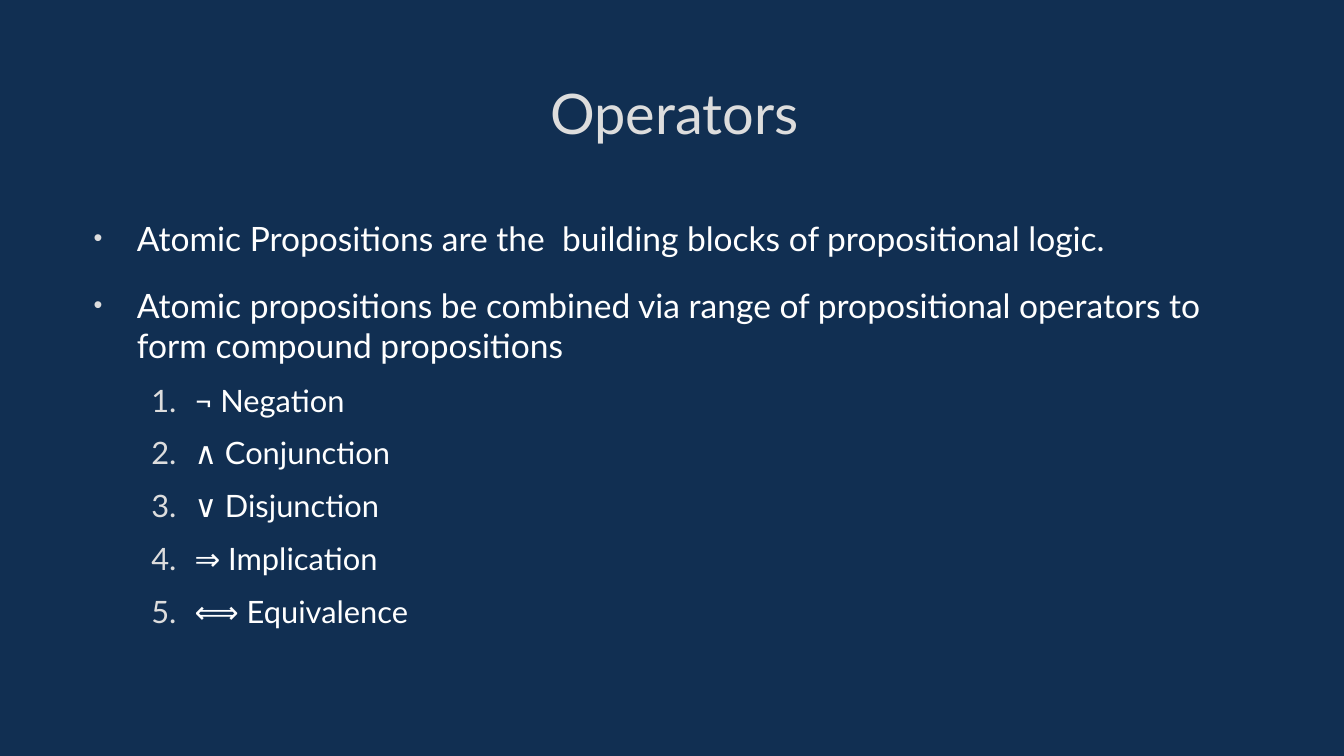
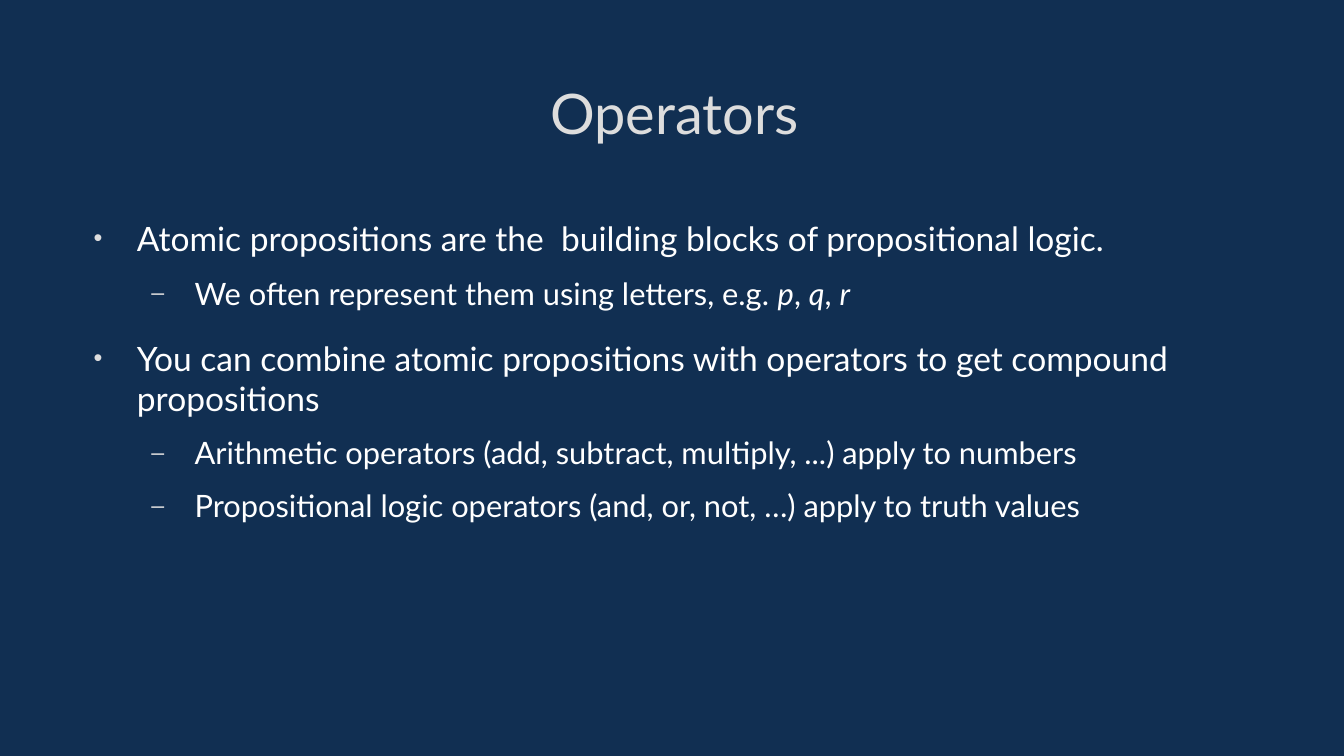
Before and after one commit to davidgundry/maths22-23, a slide deck: slide 9 of slides/maths-5-propositional-logic.odp. Drawn at 1344x756 pixels with LibreOffice and Linux fonts; fonts in the diff are those of the drawing. Boxes give left, top, right and bottom in pixels: in the first picture for what was removed or moved away, otherwise in the second. Text is boxed around its words. In the diff, an @@ line names an element or a change of style, - is before the commit and + after.

```diff
--- a/slides/maths-5-propositional-logic.odp
+++ b/slides/maths-5-propositional-logic.odp
@@ text at box(137, 226, 1167, 523): text changed; size 19.8 to 18.2 pt @@
-• Atomic Propositions are the building blocks of propositional logic.
-• Atomic propositions be combined via range of propositional operators to form compound propositions
-  1. ¬ Negation
-  2. ∧ Conjunction
-  3. ∨ Disjunction
-  4. ⇒ Implication
-  5. ⟺ Equivalence
+• Atomic propositions are the building blocks of propositional logic.
+  – We often represent them using letters, e.g. p, q, r
+• You can combine atomic propositions with operators to get compound propositions
+  – Arithmetic operators (add, subtract, multiply, ...) apply to numbers
+  – Propositional logic operators (and, or, not, …) apply to truth values
```
Also in this commit, not shown: 32 other slides changed, 8 slides added, 1 slide removed, 18 other files.
